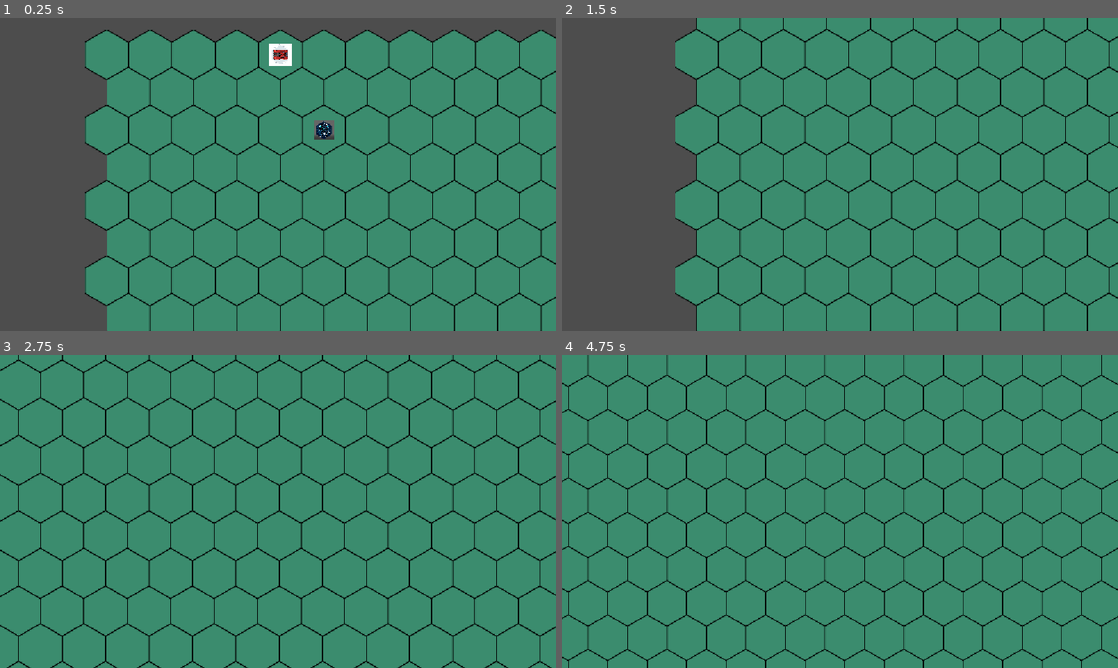
Above: before the commit, frames 1-4 (two rows, left to right).
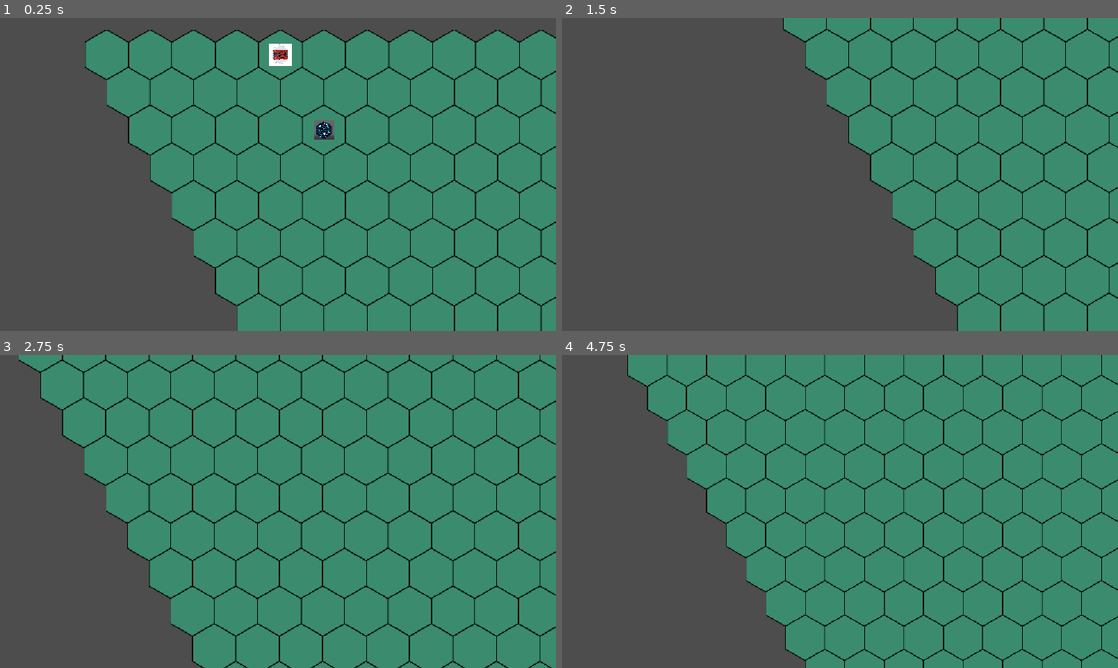
Above: after the commit, the same moments.

Repository: pawel-dubiel/godot-experiment
Game: Godot game, scene res://scenes/TestLevel.tscn
Same seed, same stepped clock (60 frames per second), same inputs: the game is played once before the commit and once after it.
Inputs (mouse positions are in pixels of both pictures, inside the frame that each line leads up to):
- Up to frame 1 (0.25 s): no input
- Up to frame 2 (1.5 s): tap Enter at 0.5 s; move the mouse to (962, 158) at 0.52 s; hold S (camera_down) 0.53-1.25 s; click (962, 158) at 0.67 s; drag from (728, 190) to (812, 237) at 1.27 s
- Up to frame 3 (2.75 s): tap Space at 2 s; move the mouse to (333, 442) at 2.02 s; hold D (camera_right) from 2.03 s (still down); click (333, 442) at 2.17 s
- Up to frame 4 (4.75 s): release D (camera_right) at 2.75 s; drag from (812, 574) to (673, 464) at 2.77 s; tap Enter at 3.5 s; move the mouse to (1006, 558) at 3.52 s; hold - (camera_zoom_out) 3.53-4.25 s; click (1006, 558) at 3.67 s; tap Space at 4.25 s; drag from (673, 464) to (756, 433) at 4.27 s

The runs differ from the first frame. In frame 1, 11% of the frame differs, in the area x 15-43%, y 27-100%; in frame 2, 34%, in the area x 20-71%, y 0-100%; in frame 3, 20%; in frame 4, 27%.

Commit message:
feat: Implement HexGridProjection for axial-to-Godot view mapping

Diff:
--- a/scripts/HexGrid.gd
+++ b/scripts/HexGrid.gd
@@ -10,7 +10,8 @@
 func _ready() -> void:
 	z_index = -1
 	add_to_group("grid_view")
-	_setup_tileset()
+	if not _setup_tileset():
+		return
 	if not _resolve_dependencies():
 		return
 
@@ -23,7 +24,7 @@
 		return false
 	return true
 
-func _setup_tileset() -> void:
+func _setup_tileset() -> bool:
 	var ts = TileSet.new()
 	ts.tile_shape = TileSet.TILE_SHAPE_HEXAGON
 	ts.tile_layout = TileSet.TILE_LAYOUT_STACKED
@@ -38,6 +39,17 @@
 
 	ts.add_source(source, TILE_SOURCE_ID)
 	self.tile_set = ts
+	var projection_error := HexGridProjection.validate_tile_set(ts)
+	if not projection_error.is_empty():
+		push_error(projection_error)
+		return false
+	return true
+
+func axial_to_local(axial: Vector2i) -> Vector2:
+	return map_to_local(HexGridProjection.axial_to_map(axial))
+
+func local_to_axial(local_position: Vector2) -> Vector2i:
+	return HexGridProjection.map_to_axial(local_to_map(local_position))
 
 func _on_map_updated() -> void:
 	clear()
@@ -50,6 +62,6 @@
 func _on_tile_changed(coord: Vector2i, terrain: TerrainType) -> void:
 	_draw_tile(coord, terrain)
 
-func _draw_tile(coord: Vector2i, terrain: TerrainType) -> void:
+func _draw_tile(axial: Vector2i, terrain: TerrainType) -> void:
 	# Here we map the logical TerrainType to the visual Atlas Coords
-	set_cell(coord, TILE_SOURCE_ID, terrain.atlas_coords)
+	set_cell(HexGridProjection.axial_to_map(axial), TILE_SOURCE_ID, terrain.atlas_coords)
--- /dev/null
+++ b/scripts/tests/TestHexGridProjection.gd
@@ -0,0 +1,69 @@
+extends SceneTree
+
+const HexGridProjectionScript = preload("res://scripts/view/HexGridProjection.gd")
+
+var _failures: Array[String] = []
+
+func _initialize() -> void:
+	call_deferred("_run")
+
+func _run() -> void:
+	_test_adapter_round_trip()
+	await _test_rendered_projection()
+
+	if _failures.is_empty():
+		print("HEX GRID PROJECTION TESTS PASSED")
+		quit(0)
+		return
+	for failure in _failures:
+		printerr(failure)
+	quit(1)
+
+func _test_adapter_round_trip() -> void:
+	for q in range(-6, 7):
+		for r in range(-6, 7):
+			var axial := Vector2i(q, r)
+			var map_coordinate: Vector2i = HexGridProjectionScript.axial_to_map(axial)
+			_expect(HexGridProjectionScript.map_to_axial(map_coordinate) == axial, "Axial/map projection must round-trip %s." % axial)
+	_expect(HexGridProjectionScript.axial_to_map(Vector2i(0, 2)) == Vector2i(1, 2), "Even row 2 must apply odd-row offset conversion.")
+	_expect(HexGridProjectionScript.map_to_axial(Vector2i(1, 2)) == Vector2i(0, 2), "Even row 2 must convert back to axial.")
+	_expect(HexGridProjectionScript.axial_to_map(Vector2i(0, -1)) == Vector2i(-1, -1), "Negative odd rows must use mathematical parity.")
+	_expect(HexGridProjectionScript.map_to_axial(Vector2i(-1, -1)) == Vector2i(0, -1), "Negative odd rows must round-trip to axial.")
+	var incompatible := TileSet.new()
+	incompatible.tile_shape = TileSet.TILE_SHAPE_HEXAGON
+	incompatible.tile_layout = TileSet.TILE_LAYOUT_STAIRS_RIGHT
+	incompatible.tile_offset_axis = TileSet.TILE_OFFSET_AXIS_HORIZONTAL
+	_expect(not HexGridProjectionScript.validate_tile_set(incompatible).is_empty(), "The odd-row adapter must reject an incompatible Godot tile layout.")
+
+func _test_rendered_projection() -> void:
+	var scene: PackedScene = load("res://scenes/TestLevel.tscn")
+	var level: Node = scene.instantiate()
+	root.add_child(level)
+	await process_frame
+	var grid: HexGridView = level.get_node("HexGridView")
+	_expect(grid.axial_to_local(Vector2i(0, 0)) == Vector2(45, 52), "Axial origin must retain its rendered center.")
+	_expect(grid.axial_to_local(Vector2i(1, 0)) == Vector2(135, 52), "The +q basis must retain its rendered center.")
+	_expect(grid.axial_to_local(Vector2i(1, 1)) == Vector2(180, 130), "Combined q/r projection must retain its rendered center.")
+	for axial in [Vector2i.ZERO, Vector2i(1, 0), Vector2i(1, 1), Vector2i(-3, 2)]:
+		_expect(grid.local_to_axial(grid.axial_to_local(axial)) == axial, "Local/view projection must round-trip axial coordinate %s." % axial)
+	for q in range(-4, 5):
+		for r in range(-4, 5):
+			var axial := Vector2i(q, r)
+			var rendered_neighbors: Array[Vector2i] = []
+			for map_neighbor in grid.get_surrounding_cells(HexGridProjectionScript.axial_to_map(axial)):
+				rendered_neighbors.append(HexGridProjectionScript.map_to_axial(map_neighbor))
+			_expect(_as_set(rendered_neighbors) == _as_set(HexCoordinates.neighbors(axial)), "Rendered and logical neighbors must agree at %s; rendered=%s." % [axial, rendered_neighbors])
+			for neighbor in rendered_neighbors:
+				_expect(HexCoordinates.distance(axial, neighbor) == 1, "Every rendered neighbor of %s must have logical distance 1; got %s." % [axial, neighbor])
+	level.queue_free()
+	await process_frame
+
+func _expect(condition: bool, message: String) -> void:
+	if not condition:
+		_failures.append(message)
+
+func _as_set(values: Array[Vector2i]) -> Dictionary:
+	var result := {}
+	for value in values:
+		result[value] = true
+	return result
--- /dev/null
+++ b/scripts/view/HexGridProjection.gd
@@ -0,0 +1,23 @@
+class_name HexGridProjection
+extends RefCounted
+
+static func axial_to_map(axial: Vector2i) -> Vector2i:
+	var row := axial.y
+	var column_offset := floori(float(row - posmod(row, 2)) / 2.0)
+	return Vector2i(axial.x + column_offset, row)
+
+static func map_to_axial(map_coordinate: Vector2i) -> Vector2i:
+	var row := map_coordinate.y
+	var column_offset := floori(float(row - posmod(row, 2)) / 2.0)
+	return Vector2i(map_coordinate.x - column_offset, row)
+
+static func validate_tile_set(tile_set: TileSet) -> String:
+	if not tile_set:
+		return "HexGridProjection requires a TileSet."
+	if tile_set.tile_shape != TileSet.TILE_SHAPE_HEXAGON:
+		return "HexGridProjection requires TILE_SHAPE_HEXAGON."
+	if tile_set.tile_layout != TileSet.TILE_LAYOUT_STACKED:
+		return "HexGridProjection odd-row mapping requires TILE_LAYOUT_STACKED."
+	if tile_set.tile_offset_axis != TileSet.TILE_OFFSET_AXIS_HORIZONTAL:
+		return "HexGridProjection odd-row mapping requires TILE_OFFSET_AXIS_HORIZONTAL."
+	return ""
Not shown, added: scripts/tests/TestHexGridProjection.gd.uid
Not shown, added: scripts/view/HexGridProjection.gd.uid
